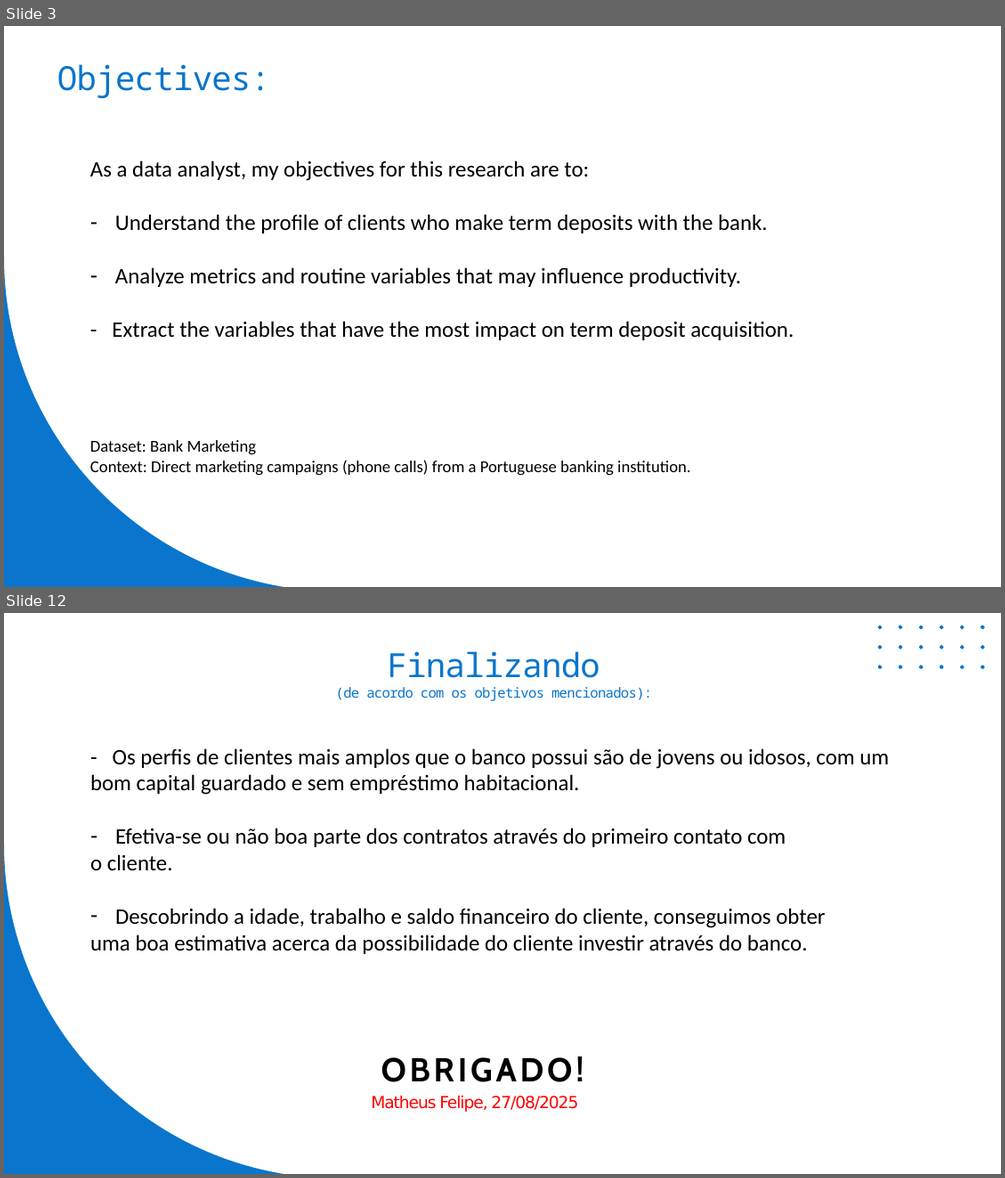
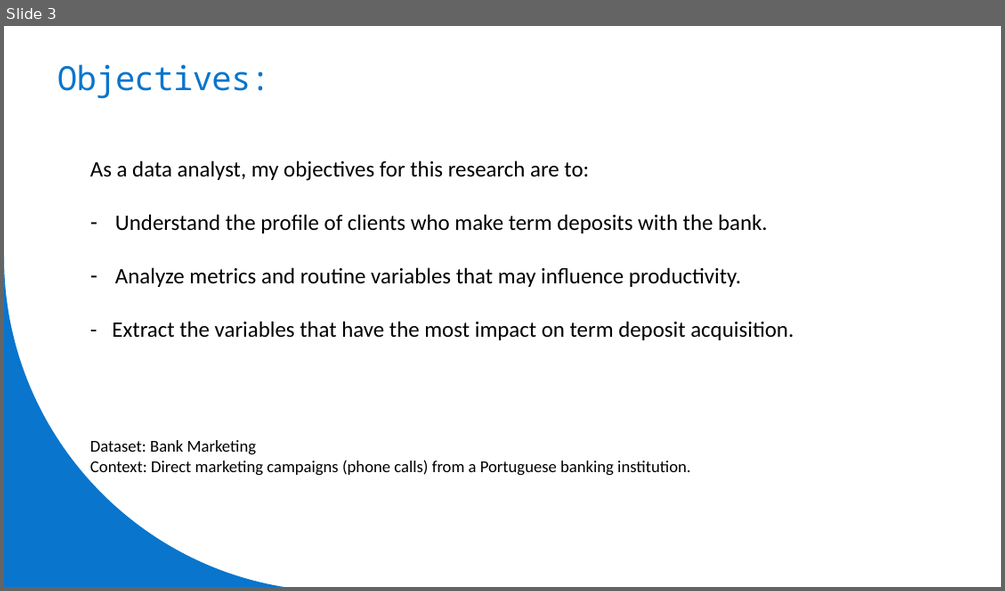
Before and after one commit to lippo1/bank-marketing-analysis, a slide deck: files en-us/presentation-en-us.pptx. Shown one above the other, each under a label of ours: slides 3 and 12 before the commit, slide 3 after it; the slides between them are not shown. The pictures are 1005x1178 and 1005x591 pixels, drawn with LibreOffice and Linux fonts; fonts in the diff are those of the drawing. Boxes give left, top, right and bottom in pixels: in the first picture for what was removed or moved away, otherwise in the second. Text is boxed around its words. In the diff, an @@ line names an element or a change of style, - is before the commit and + after.

```diff
--- a/files en-us/presentation-en-us.pptx
+++ b/files en-us/presentation-en-us.pptx
@@ slide 12 removed at bbox=[4, 613, 1001, 1174], background #FFFFFF @@
@@ freeform shape removed at bbox=[878, 625, 985, 669] @@
@@ title removed at bbox=[336, 651, 652, 701] @@
-Finalizando
-(de acordo com os objetivos mencionados):
@@ text removed at bbox=[90, 748, 889, 954] @@
-- Os perfis de clientes mais amplos que o banco possui são de jovens ou idosos, com um bom capital guardado e sem empréstimo habitacional.
-– Efetiva-se ou não boa parte dos contratos através do primeiro contato com
-o cliente.
-– Descobrindo a idade, trabalho e saldo financeiro do cliente, conseguimos obter
-uma boa estimativa acerca da possibilidade do cliente investir através do banco.
@@ freeform shape removed at bbox=[4, 844, 284, 1174] @@
@@ text removed at bbox=[381, 1056, 584, 1082] @@
-OBRIGADO!
@@ text removed at bbox=[371, 1094, 578, 1111] @@
-Matheus Felipe, 27/08/2025
```
Also in this commit, not shown: 3 slides changed, 6 slides added, 5 other slides removed.
